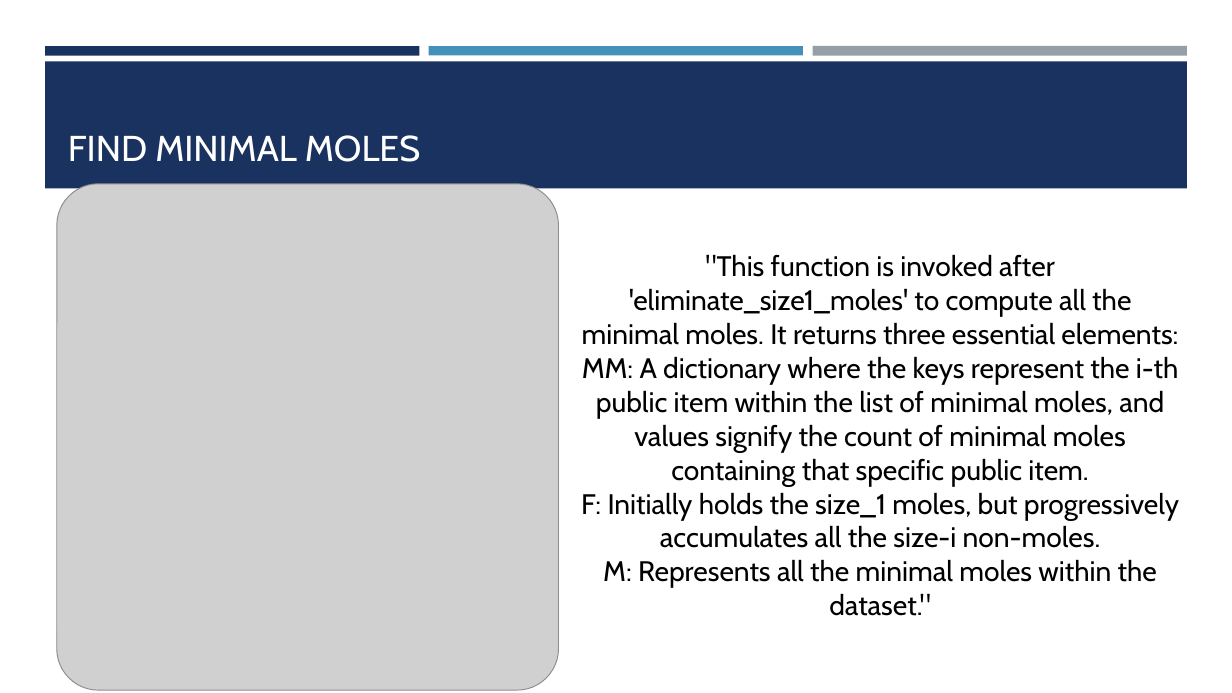
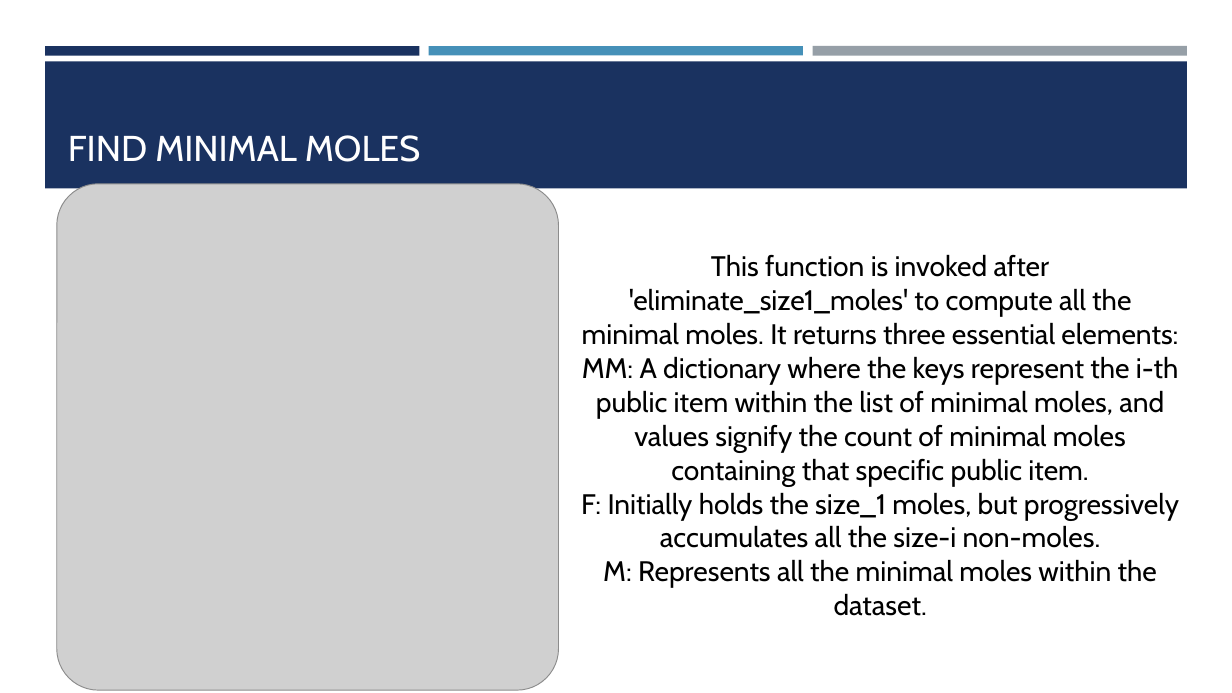
Before and after one commit to francesco-it-cpu/h-k-p-coherence, a slide deck: slide 12 of Data Protection & Privacy.pptx. Drawn at 1232x693 pixels with LibreOffice and Linux fonts; fonts in the diff are those of the drawing; grey boxes stand for pictures. Boxes give left, top, right and bottom in pixels: in the first picture for what was removed or moved away, otherwise in the second. Text is boxed around its words. In the diff, an @@ line names an element or a change of style, - is before the commit and + after.

```diff
--- a/Data Protection & Privacy.pptx
+++ b/Data Protection & Privacy.pptx
@@ text at box(582, 254, 1178, 345): text changed @@
-"This function is invoked after 'eliminate_size1_moles' to compute all the minimal moles. It returns three essential elements:
+This function is invoked after 'eliminate_size1_moles' to compute all the minimal moles. It returns three essential elements:
@@ text at box(603, 559, 1157, 616): text changed @@
-M: Represents all the minimal moles within the dataset."
+M: Represents all the minimal moles within the dataset.
```
Also in this commit, not shown: 2 other slides changed, 1 slide removed.
